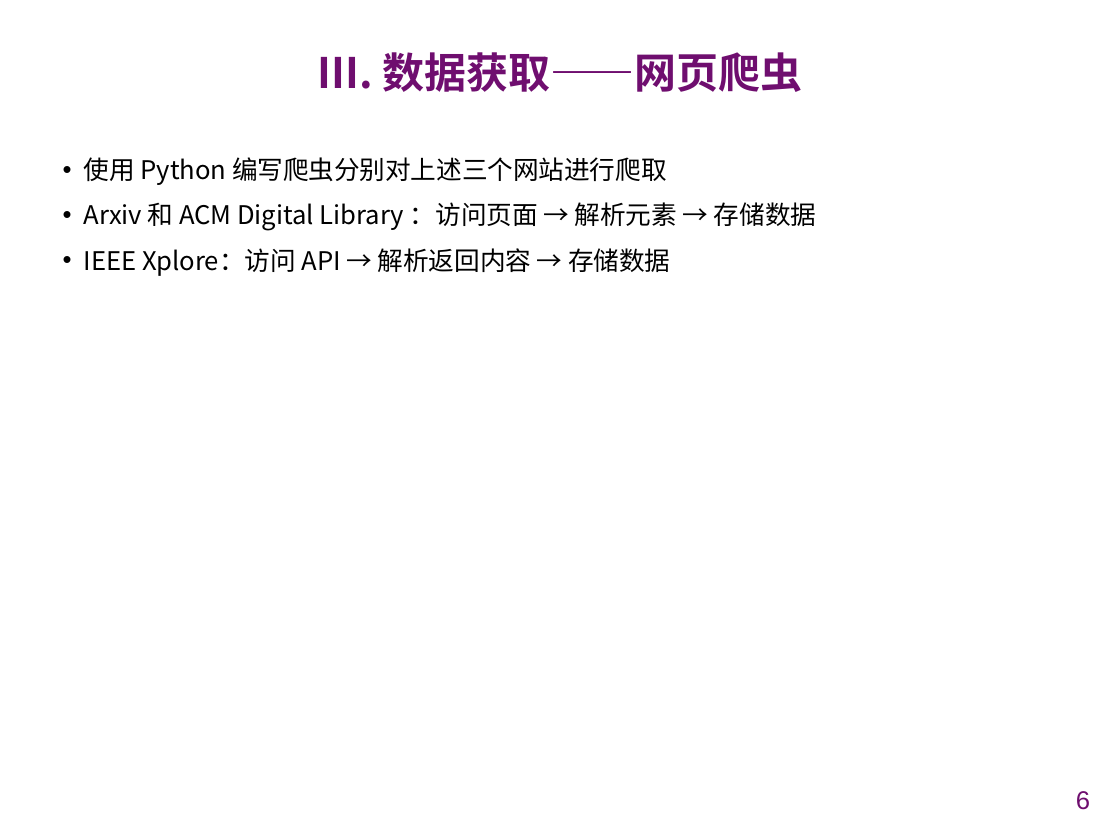
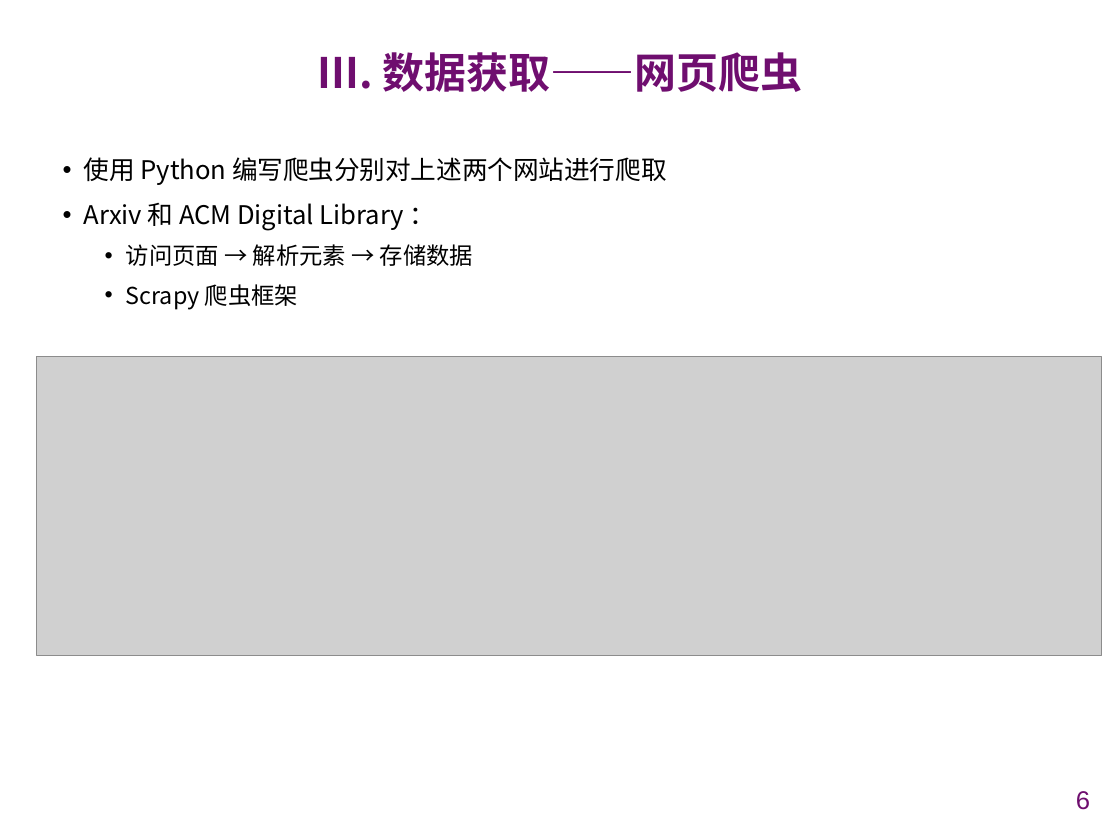
Before and after one commit to chenxiao2402/NJUSE-CloudComputing, a slide deck: slide 6 of PPT/云计算 Streaming 实现汇报.pptx. Drawn at 1120x840 pixels with LibreOffice and Linux fonts; fonts in the diff are those of the drawing; grey boxes stand for pictures; background and template pictures are left out. Boxes give left, top, right and bottom in pixels: in the first picture for what was removed or moved away, otherwise in the second. Text is boxed around its words. In the diff, an @@ line names an element or a change of style, - is before the commit and + after.

Commit message:
Update PPT

```diff
--- a/PPT/云计算 Streaming 实现汇报.pptx
+++ b/PPT/云计算 Streaming 实现汇报.pptx
@@ text at (84, 157, 667, 310): text changed @@
-• 使用 Python 编写爬虫分别对上述三个网站进行爬取
-• Arxiv 和 ACM Digital Library ：访问页面 → 解析元素 → 存储数据
-• IEEE Xplore：访问 API → 解析返回内容 → 存储数据
+• 使用 Python 编写爬虫分别对上述两个网站进行爬取
+• Arxiv 和 ACM Digital Library ：
+  • 访问页面 → 解析元素 → 存储数据
+  • Scrapy 爬虫框架
@@ picture added at (37, 356, 1101, 655) @@
```
Also in this commit, not shown: 9 other slides changed, 8 slides added, 1 other file.
